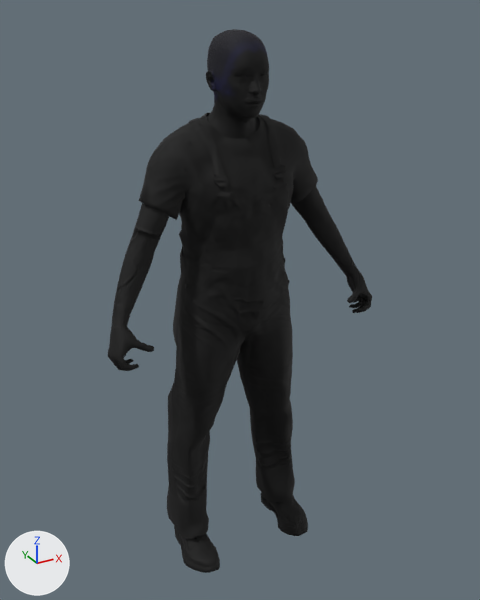
What one commit did to the glTF model assets/models/crowd_b.glb.
One viewpoint serves both versions: a 50 mm lens placed at (-0.922, -1.739, 1.768), pointed at (0.018, -0.029, 0.913). Lighting does not change. The marker at lower left points along +X, +Y and +Z. The picture after the commit comes second. Where no turn or scale is listed for an object, it has been applied to the vertices. Vertices at exactly the same position are counted once.

Script lines for the objects in view, before the commit:
```python
me_body = bpy.data.meshes.new('Body')
me_body.from_pydata(...)  # 6517 vertices, 12222 faces; spans x -0.45..0.45, y -0.21..0.12, z 0.0..1.72
me_body.materials.append(mat_crowd_b_body)
ob_body = bpy.data.objects.new('Body', me_body)
ob_body.location = (0.0, 0.0, 0.0)
```
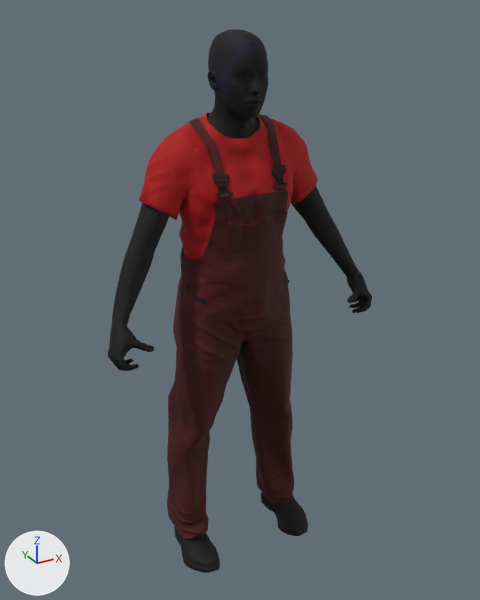
Location of each change, [x1, y1, x2, y2] in pixels of the pictures (480 x 600 px; the box of a moved part takes in the faces that stretch with it):
part 1 of me_body, moved or reshaped
    before: [125, 33, 355, 399]
    after: [124, 33, 355, 399]
part 2 of me_body, moved or reshaped
    before: [169, 500, 181, 532]
    after: [168, 514, 180, 532]
part 3 of me_body, recoloured (black to red)
    both: [139, 85, 318, 538]

The change in detail:
me_body is used by ob_body; location (0.0, 0.0, 0.0).
me_body had 6517 vertices, 12222 faces and spanned x -0.45..0.45, y -0.21..0.12, z 0.0..1.72.
me_body now has 6516 vertices, 12219 faces and spans x -0.45..0.45, y -0.21..0.12, z 0.0..1.72.
me_body part 1: 168 vertices moved within x -0.4..0.4, y -0.16..0.08, z 0.86..1.64; 356 vertices removed from x -0.2..0.18, y -0.16..0.11, z 0.63..1.7; 356 vertices added at x -0.2..0.19, y -0.17..0.12, z 0.64..1.7.
me_body part 2: 3 vertices removed from x -0.24..-0.13, y -0.04..0.06, z 0.09..0.25; 2 vertices added at x -0.24..-0.13, y 0.01..0.06, z 0.09..0.26.
me_body part 3: 4284 kept faces spanning x -0.29..0.29, y -0.16..0.12, z 0.06..1.69 get new vertex colours; the middle colour goes from black #000000 to red #aa0000.
